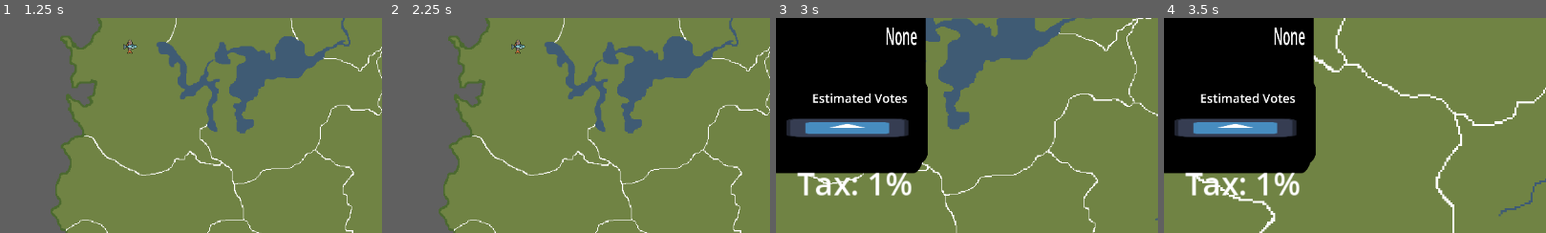
Above: before the commit, frames 1-4 (left to right).
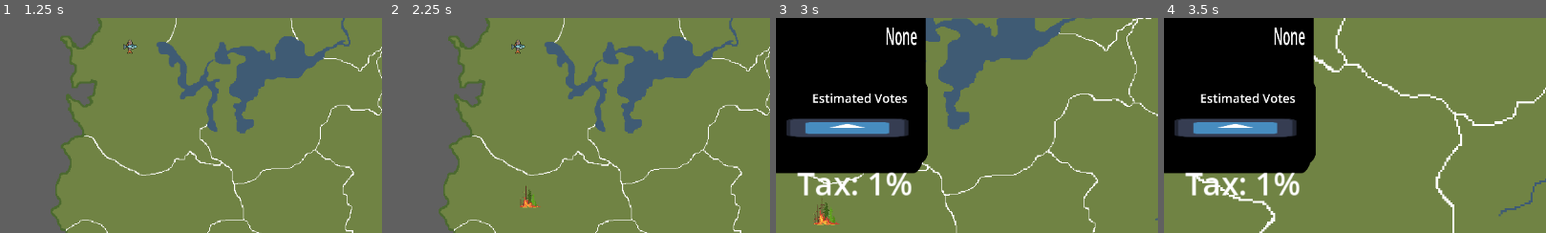
Above: after the commit, the same moments.

Repository: mccoogp/WeatherInc
Game: Godot game, scene res://world.tscn
Same seed, same stepped clock (60 frames per second), same inputs: the game is played once before the commit and once after it. The engine's default icon, where the game draws it, is replaced by a stand-in: a white triangle on a blue panel in a dark square.
Inputs (mouse positions are % of the whole screen's width and height, from its top left):
- Up to frame 1 (1.25 s): click "Next" at 0.5 s
- Up to frame 2 (2.25 s): click "Advance (6 months)" at 1.25 s; click "Next" at 2 s
- Up to frame 3 (3 s): tap Enter at 2.75 s; move the mouse to (72, 45) at 2.77 s; hold Right from 2.78 s (still down); hold X from 2.78 s (still down); click (72, 45) at 2.92 s
- Up to frame 4 (3.5 s): keep holding Right; keep holding X
The pictures show only the part of the screen within x 6-56%, y 19-69%; the shares and areas given below are measured in that part.

Frame 1 is identical in both runs. In frame 2, 0.2% of the frame differs, in the area x 34-40%, y 77-89%; in frame 3, 0.4%, in the area x 9-17%, y 84-97%; in frame 4, nothing differs.

Commit message:
disease images r now set
they work i think

Diff:
--- a/district.gd
+++ b/district.gd
@@ -17,6 +17,7 @@
 @export var zoom: float
 
 @export var image: Texture
+@export var disaster = []
 
 
 func _ready() -> void:
@@ -26,6 +27,9 @@
 	$ProductionImage.texture = null
 	for prod in product:
 		$ProductionImage.texture = load("res://icons/" + prod + ".png")
+	$Disaster.texture = null
+	for dis in disaster:
+		$Disaster.texture = load("res://4caster Art/disasters/" + dis + ".png")
 
 func _process(delta: float) -> void:
 	$ProductionImage.modulate = Color(setup,setup,setup)
--- a/district.tscn
+++ b/district.tscn
@@ -4,6 +4,7 @@
 [ext_resource type="Script" path="res://districtsprite.gd" id="3_mvpsf"]
 
 [node name="District" type="Node2D"]
+position = Vector2(0, 1)
 scale = Vector2(100, 100)
 script = ExtResource("1_gpufd")
 
@@ -16,3 +17,7 @@
 [node name="ProductionImage" type="Sprite2D" parent="."]
 position = Vector2(0.300001, 0.309999)
 scale = Vector2(0.0118939, 0.011857)
+
+[node name="Disaster" type="Sprite2D" parent="."]
+position = Vector2(0.5, 0.5)
+scale = Vector2(0.01, 0.01)
--- a/world.gd
+++ b/world.gd
@@ -360,17 +360,17 @@
 			for district in 16:
 				var thing = disaster(temp)
 				if thing == "none":
-					pass
+					districts[district].disaster = []
 				elif thing == "tornado":
+					districts[district].disaster = ["tornado"]
 					districts[district].product = []
 					districts[district].population *= 0.75
-					var disasters = ["tornado", "drought", "flood", "fire", "volcano", "disease"]
 
 				elif thing == "drought":
 					if districts[district].water:
 						pass
 					else:
-
+						districts[district].disaster = ["drought"]
 						if "meat" in districts[district].product:
 							districts[district].product = []
 							districts[district].population *= 0.75
@@ -380,14 +380,16 @@
 						else:
 							districts[district].population *= 0.75
 
-				elif thing == "flood":
+				elif thing == "rain":
 					if not districts[district].water:
 						pass
 					else:
+						districts[district].disaster = ["rain"]
 						districts[district].product = []
 						districts[district].population *= 0.75
 
 				elif thing == "fire":
+					districts[district].disaster = ["fire"]
 					if districts[district].water:
 						districts[district].population *= 0.90
 					else:
@@ -395,6 +397,7 @@
 						districts[district].population *= 0.75
 
 				elif thing == "volcano":
+					districts[district].disaster = ["volcano"]
 					districts[district].population *= 0.90
 					var moving = districts[district].population * randf_range(20,60)/100
 					var movement = int(moving / 5)
@@ -403,6 +406,7 @@
 						districts[district].population -= movement
 
 				elif thing == "disease":
+					districts[district].disaster = ["disease"]
 					if "meat" in districts[district].product:
 							districts[district].product = []
 							districts[district].population *= 0.65
@@ -482,6 +486,7 @@
 
 			$CanvasLayer/News.hide = false
 			$CanvasLayer/News.text = "Next"
+			temp += 1
 			phase = 1
 
 
